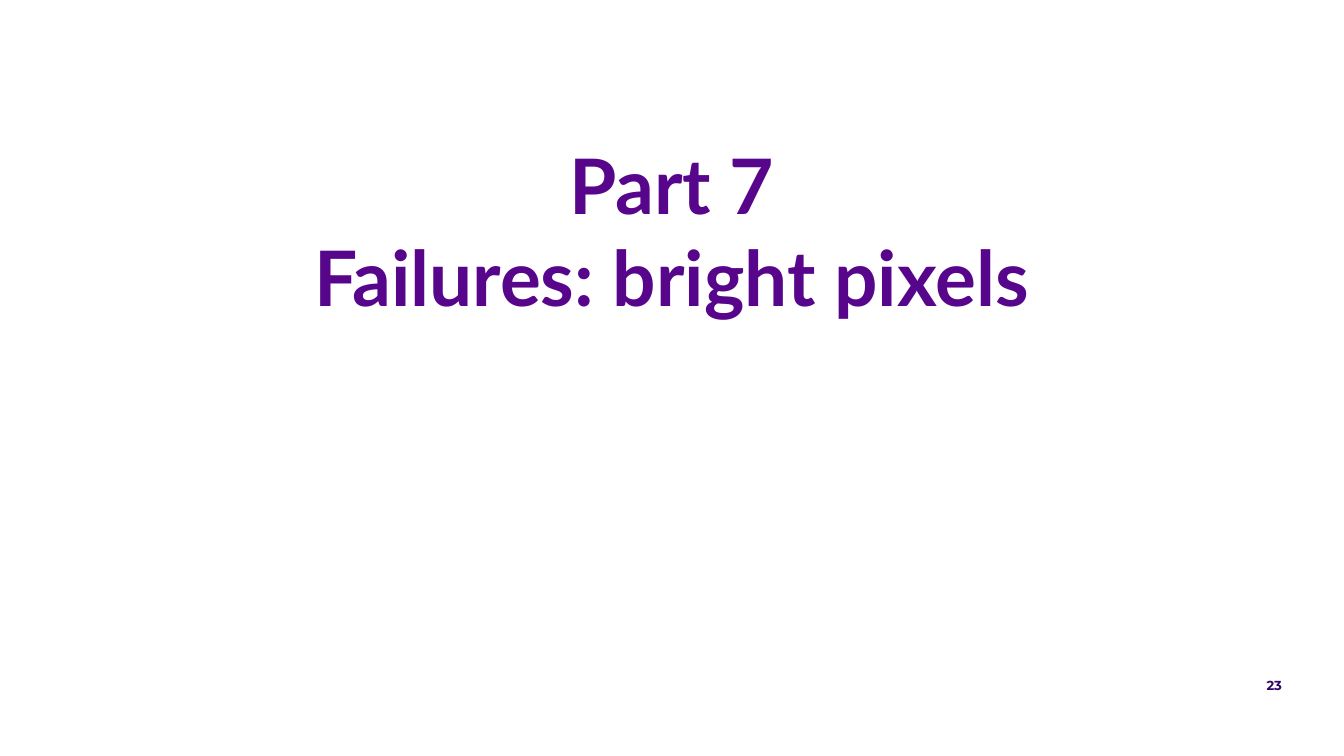
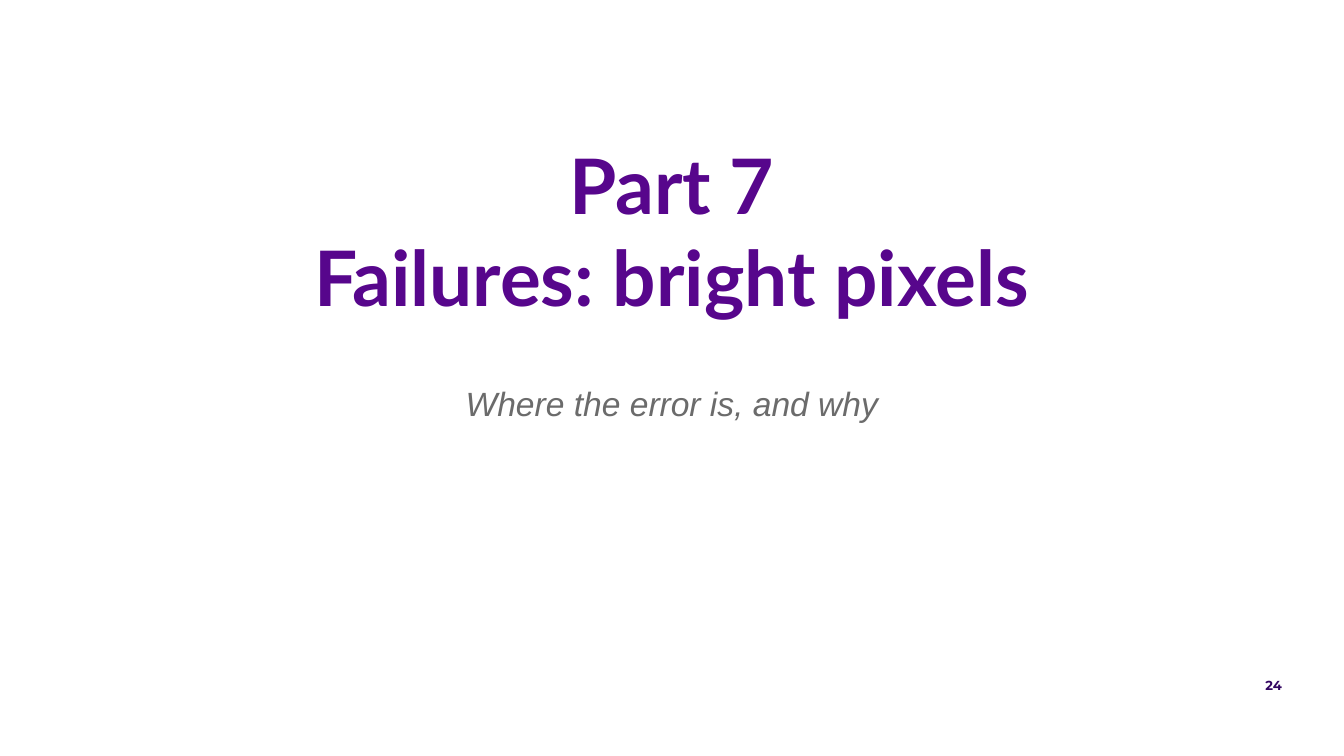
Before and after one commit to FruitPnchSamuraiG/solar-dem-inversion, a slide deck: slide 24 of slides/DEM_deck_v2.pptx (slide 23 before the commit). Drawn at 1344x756 pixels with LibreOffice and Linux fonts; fonts in the diff are those of the drawing; background and template pictures are left out. Boxes give left, top, right and bottom in pixels: in the first picture for what was removed or moved away, otherwise in the second. Text is boxed around its words. In the diff, an @@ line names an element or a change of style, - is before the commit and + after.

Commit message:
slides: summary up front, divider questions, visuals for text-only slides
Adds an 'In one slide' summary after the title, a one-line question under
each Part divider, a test-block diagram on the scoring slide, card layouts
for lessons and next steps, and a closing 'For discussion' slide. The
schema check now lives in slides/check_schema.py.

```diff
--- a/slides/DEM_deck_v2.pptx
+++ b/slides/DEM_deck_v2.pptx
@@ text added at (x1=466, y1=391, x2=878, y2=422), 18 pt, text #6B6B6B, italic @@
+Where the error is, and why
@@ page number at (x1=1265, y1=680, x2=1282, y2=690): text changed @@
-23
+24
```
Also in this commit, not shown: 9 other slides changed, 3 slides added, 1 slide removed, 5 other files.
